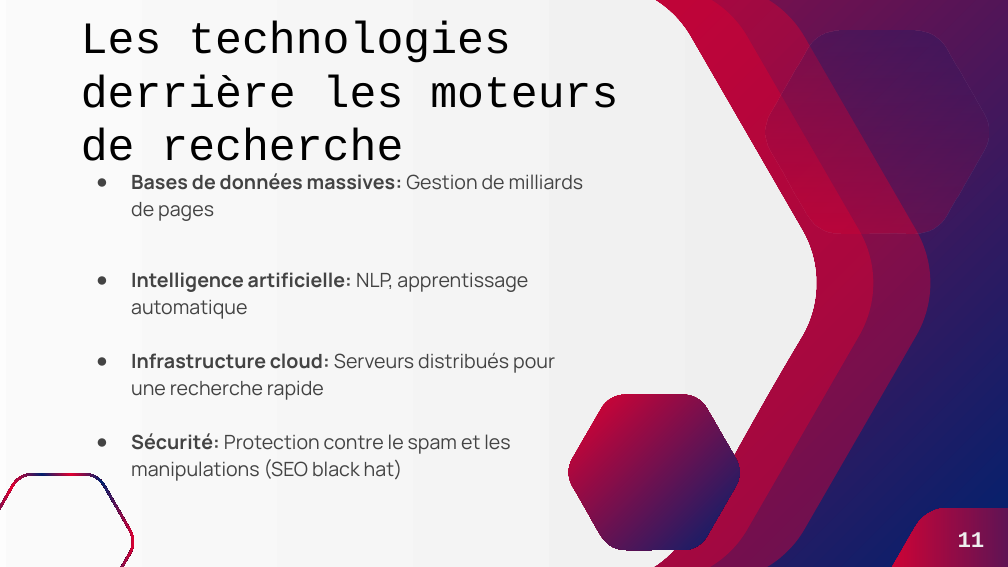
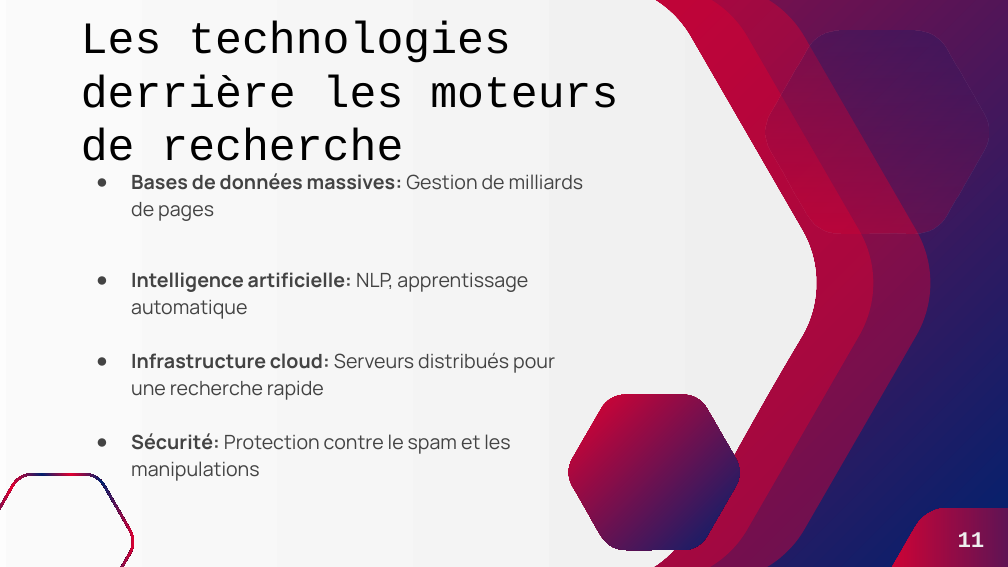
Before and after one commit to SelAchraf/Master, a slide deck: slide 11 of Semestre 2/Bibliographical research/Les_Moteurs_de_recherche.pptx. Drawn at 1008x567 pixels with LibreOffice and Linux fonts; fonts in the diff are those of the drawing. Boxes give left, top, right and bottom in pixels: in the first picture for what was removed or moved away, otherwise in the second. Text is boxed around its words. In the diff, an @@ line names an element or a change of style, - is before the commit and + after.

```diff
--- a/Semestre 2/Bibliographical research/Les_Moteurs_de_recherche.pptx
+++ b/Semestre 2/Bibliographical research/Les_Moteurs_de_recherche.pptx
@@ text at [131,433,510,481]: text changed @@
-● Sécurité: Protection contre le spam et les manipulations (SEO black hat)
+● Sécurité: Protection contre le spam et les manipulations
```
Also in this commit, not shown: 2 other slides changed, 3 slides removed, 9 other files.
